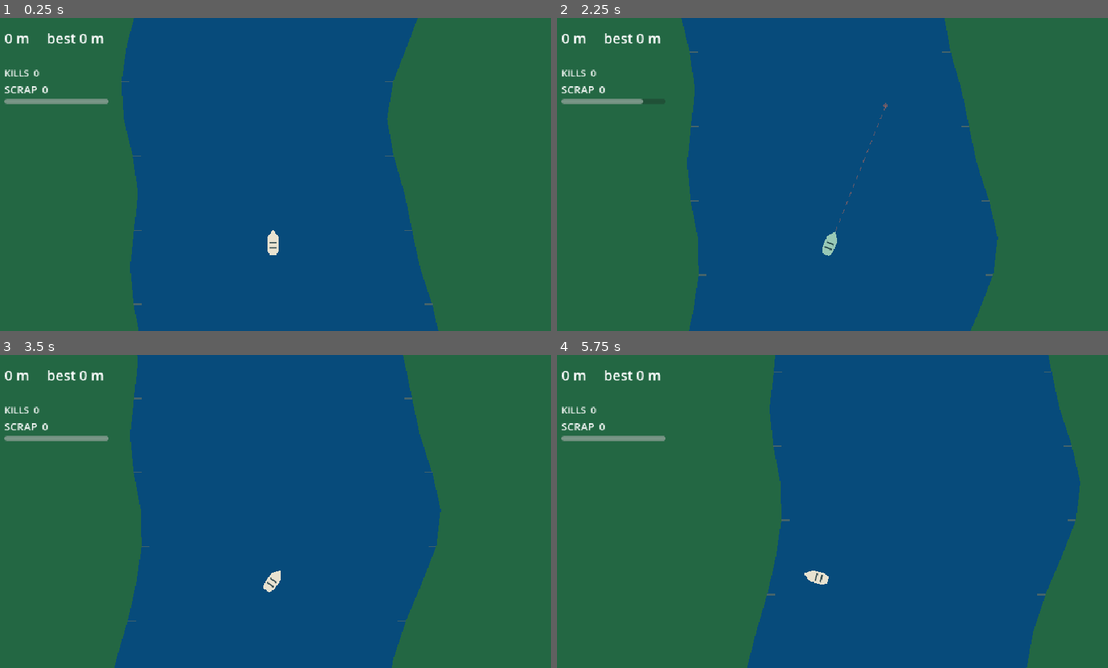
Above: before the commit, frames 1-4 (two rows, left to right).
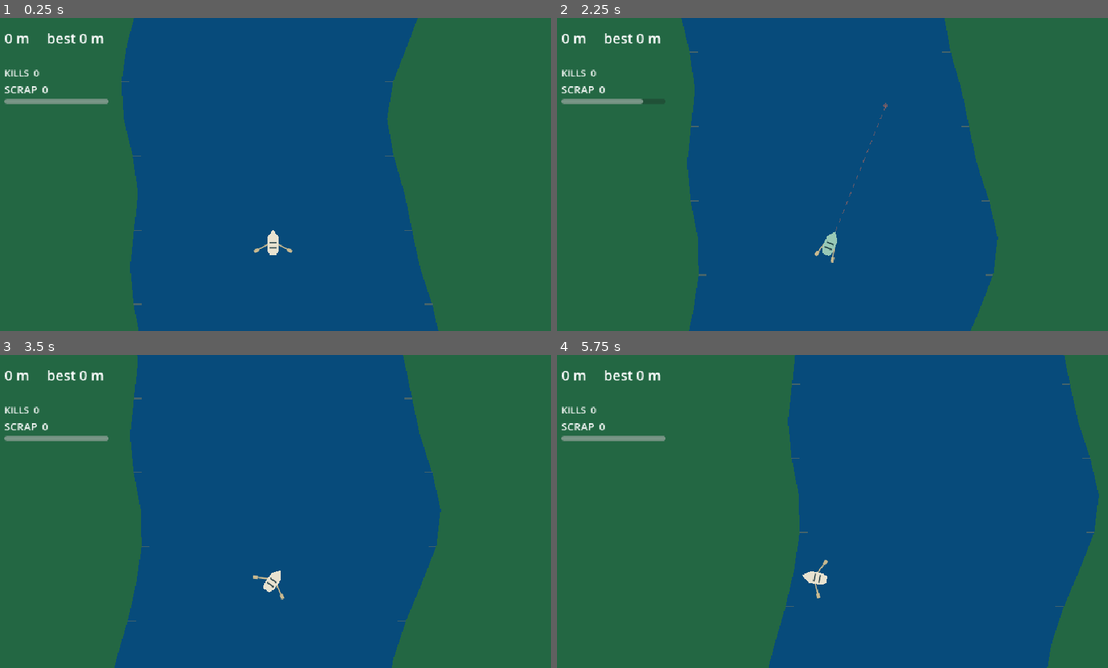
Above: after the commit, the same moments.

Repository: UnderstoodUseYourUsernameHere/break-water
Game: Godot game, scene res://scenes/Main.tscn
Two runs of this game, one before a commit and one after it. Both use one fixed random seed, a clock stepped at 60 frames per second and the inputs below.
Inputs (mouse positions are in pixels of both pictures, inside the frame that each line leads up to):
- Up to frame 1 (0.25 s): no input
- Up to frame 2 (2.25 s): tap Enter at 0.5 s; move the mouse to (953, 158) at 0.52 s; hold D (steer_right) 0.53-1.25 s; hold Right mouse button (aim) 0.53-1.25 s; click (953, 158) at 0.67 s; tap W (row) at 0.8 s; drag from (716, 190) to (804, 237) at 1.27 s; move the mouse to (887, 105) at 2.02 s; hold D (steer_right) from 2.03 s (still down); hold Right mouse button (aim) from 2.03 s (still down)
- Up to frame 3 (3.5 s): tap W (row) at 2.3 s; release D (steer_right) at 2.75 s; release Right mouse button (aim) at 2.75 s; drag from (247, 574) to (104, 464) at 2.77 s
- Up to frame 4 (5.75 s): move the mouse to (997, 558) at 3.52 s; hold A (steer_left) 3.53-4.25 s; hold W (row) 3.53-4.25 s; tap E (interact) at 3.6 s; drag from (661, 464) to (744, 433) at 4.27 s; move the mouse to (860, 511) at 5.02 s; hold Down from 5.03 s (still down); hold W (row) from 5.03 s (still down); tap Alt at 5.1 s; click (860, 511) at 5.17 s

The runs differ from the first frame. In frame 1, less than 0.1% of the frame differs, in the area x 46-54%, y 72-76%; in frame 2, less than 0.1%; in frame 3, less than 0.1%; in frame 4, 7.1%, in the area x 34-99%, y 0-100%.

Commit message:
feat: add clunky oars that row when moving, when turning one stops while the other keeps moving, attempted to add wake trail but nonfunctioning for now

Diff:
--- a/scenes/Main.tscn
+++ b/scenes/Main.tscn
@@ -39,13 +39,16 @@
 gunner_scene = ExtResource("5_nxtc6")
 scrap_pickup_scene = ExtResource("7_q8u5g")
 run_state = NodePath("../RunState")
-wave_spacing_m = 100.0
-base_wave_size = 2
-wave_growth = 2.0
+first_wave_at_m = 12.0
+wave_spacing_m = 85.0
 max_wave_size = 17
-max_alive = 17
+max_alive = 12
+spawn_interval = 0.45
+spawn_ahead_px = 540.0
 
 [node name="Boat" parent="." unique_id=1728653579 node_paths=PackedStringArray("river") instance=ExtResource("2_rvslj")]
+stroke_force = 1000.0
+launch_bonus = 0.6
 river = NodePath("../River")
 
 [node name="HUD" type="CanvasLayer" parent="." unique_id=1932525629 node_paths=PackedStringArray("boat", "director")]
--- a/scenes/boat/Boat.tscn
+++ b/scenes/boat/Boat.tscn
@@ -2,7 +2,9 @@
 
 [ext_resource type="Script" uid="uid://ce8vhw6mphhij" path="res://scripts/hull.gd" id="1_t6hb8"]
 [ext_resource type="Script" uid="uid://bbuhrkwjn33f7" path="res://scripts/boat.gd" id="1_y1ild"]
+[ext_resource type="Script" uid="uid://dsxwmlres2ttd" path="res://scripts/wake_trail.gd" id="2_x50n2"]
 [ext_resource type="Script" uid="uid://du6xpp85spgcm" path="res://scripts/weapon.gd" id="3_cd67q"]
+[ext_resource type="Script" uid="uid://dv50o1o2uhrj7" path="res://scripts/oars_visual.gd" id="3_rbo8c"]
 [ext_resource type="Script" uid="uid://bn57t5n388a75" path="res://scripts/tracer.gd" id="4_ppm4q"]
 
 [sub_resource type="CapsuleShape2D" id="CapsuleShape2D_pspmk"]
@@ -13,8 +15,18 @@
 motion_mode = 1
 script = ExtResource("1_y1ild")
 
+[node name="Wake" type="Line2D" parent="." unique_id=738942626]
+width = 7.0
+default_color = Color(0.62352943, 0.76862746, 0.7882353, 0.43137255)
+begin_cap_mode = 2
+end_cap_mode = 2
+script = ExtResource("2_x50n2")
+
 [node name="CollisionShape2D" type="CollisionShape2D" parent="." unique_id=314325811]
 shape = SubResource("CapsuleShape2D_pspmk")
+
+[node name="Oars" type="Node2D" parent="." unique_id=1711536493]
+script = ExtResource("3_rbo8c")
 
 [node name="Hull" type="Node2D" parent="." unique_id=541313109]
 script = ExtResource("1_t6hb8")
--- /dev/null
+++ b/scripts/oars_visual.gd
@@ -0,0 +1,38 @@
+extends Node2D
+
+const OAR_COLOR := Color("c9b98f")
+
+@export var oar_length: float = 26.0
+@export var sweep_angle: float = 1.0
+@export var sweep_time: float = 0.3
+
+var _boat: Boat
+var _phase: float = 1.0
+var _shipped: float = 0.0
+
+func _ready() -> void:
+	_boat = get_parent() as Boat
+	assert(_boat != null, "Oars must be a direct child of Boat.")
+	_boat.stroked.connect(_on_stroked)
+
+func _process(delta: float) -> void:
+	_phase = minf(1.0, _phase + delta / sweep_time)
+	var ship_goal := 1.0 if (_boat.is_aiming or _boat.is_sunk) else 0.0
+	_shipped = move_toward(_shipped, ship_goal, delta * 6.0)
+	queue_redraw()
+
+func _on_stroked(_perfect: bool) -> void:
+	_phase = 0.0
+
+func _draw() -> void:
+	var sweep := lerpf(-sweep_angle * 0.5, sweep_angle * 0.5, ease(_phase, 0.6))
+
+	for side in [-1.0, 1.0]:
+		var pivot := Vector2(9.0 * side, 2.0)
+		var out_dir := Vector2(side, 0.0).rotated(sweep * side)
+		var shipped_dir := Vector2(0.25 * side, 1.0).normalized()
+		var dir := out_dir.lerp(shipped_dir, _shipped).normalized()
+
+		var tip := pivot + dir * oar_length
+		draw_line(pivot, tip, OAR_COLOR, 2.0, true)
+		draw_line(tip - dir * 7.0, tip, OAR_COLOR, 5.0, true)
--- /dev/null
+++ b/scripts/wake_trail.gd
@@ -0,0 +1,36 @@
+extends Line2D
+
+@export var fade_time: float = 0.9
+@export var min_step: float = 9.0
+@export var max_points: int = 25
+
+var _boat: Boat
+var _ages: Array[float] = []
+
+func _ready() -> void:
+	_boat = get_parent() as Boat
+	assert(_boat != null, "Wake must be a direct child of Boat!")
+	top_level = true
+	global_transform = Transform2D.IDENTITY
+	clear_points()
+
+func _physics_process(delta: float) -> void:
+	for i in range(_ages.size()):
+		_ages[i] += delta
+
+	while _ages.size() > 0 and _ages[0] > fade_time:
+		_ages.remove_at(0)
+		remove_point(0)
+
+	var stern := _boat.global_position - Vector2.UP.rotated(_boat.global_rotation) * 20.0
+	var should_add := get_point_count() == 0
+	if not should_add:
+		should_add = stern.distance_to(get_point_position(get_point_count() - 1)) >= min_step
+
+		if should_add:
+			add_point(stern)
+			_ages.append(0.0)
+
+	while get_point_count() > max_points:
+		remove_point(0)
+		_ages.remove_at(0)
Not shown, added: scripts/oars_visual.gd.uid
Not shown, added: scripts/wake_trail.gd.uid
